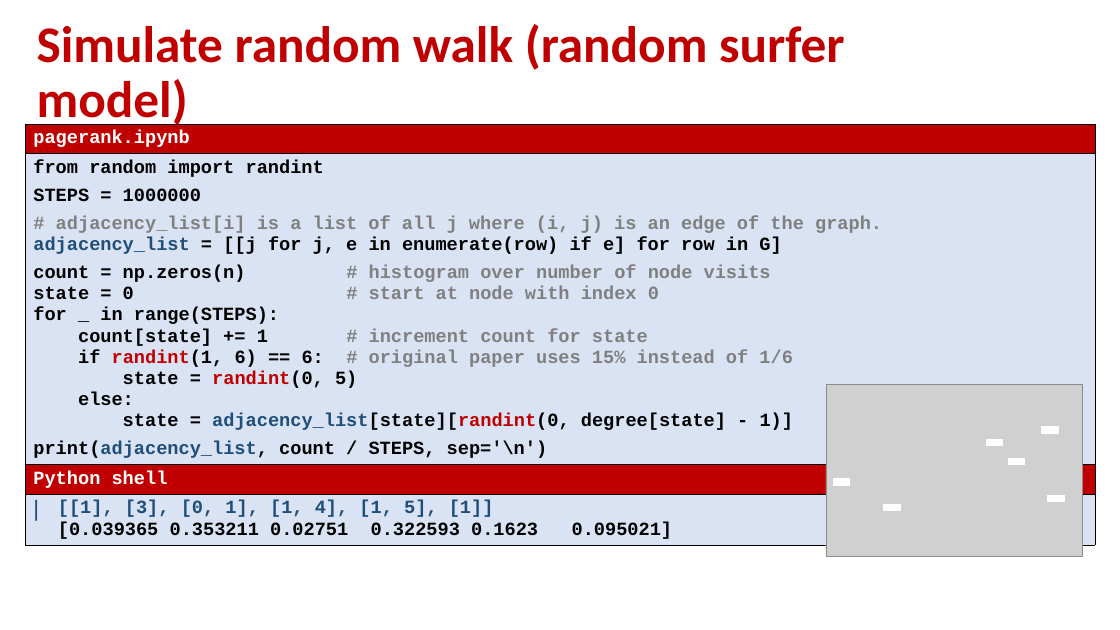
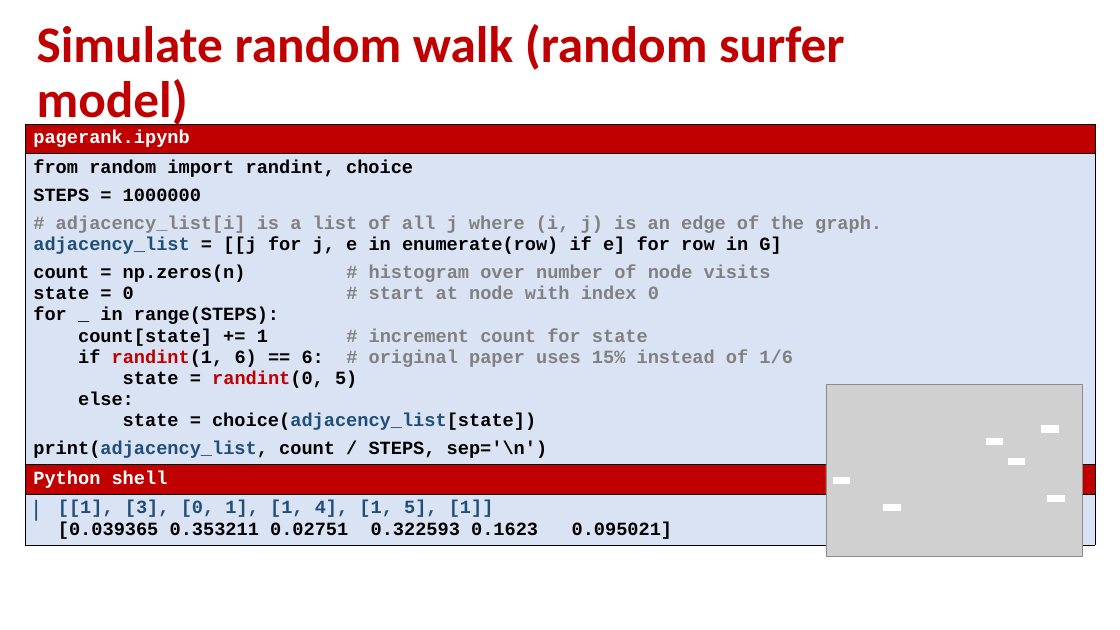
Before and after one commit to gsbrodal/gsbrodal.github.io, a slide deck: slide 8 of ipsa/slides/linear_programming.pptx. Drawn at 1120x630 pixels with LibreOffice and Linux fonts; fonts in the diff are those of the drawing; grey boxes stand for pictures. Boxes give left, top, right and bottom in pixels: in the first picture for what was removed or moved away, otherwise in the second. Text is boxed around its words. In the diff, an @@ line names an element or a change of style, - is before the commit and + after.

```diff
--- a/ipsa/slides/linear_programming.pptx
+++ b/ipsa/slides/linear_programming.pptx
@@ table at (x1=25, y1=124, x2=1096, y2=566) @@
-row 2, column 1: from random import randint / STEPS = 1000000 / # adjacency_list[i] is a list of all j where (i, j) is an edge of the graph. / adjacency_list = [[j for j, e in enumerate(row) if e] for row in G] / count = np.zeros(n) # histogram over number of node visits / state = 0 # start at node with index 0 / for _ in range(STEPS): / count[state] += 1 # increment count for state / if randint(1, 6) == 6: # original paper uses 15% instead of 1/6 / state = randint(0, 5) / else: / state = adjacency_list[state][randint(0, degree[state] - 1)] / print(adjacency_list, count / STEPS, sep='\n')
+row 2, column 1: from random import randint, choice / STEPS = 1000000 / # adjacency_list[i] is a list of all j where (i, j) is an edge of the graph. / adjacency_list = [[j for j, e in enumerate(row) if e] for row in G] / count = np.zeros(n) # histogram over number of node visits / state = 0 # start at node with index 0 / for _ in range(STEPS): / count[state] += 1 # increment count for state / if randint(1, 6) == 6: # original paper uses 15% instead of 1/6 / state = randint(0, 5) / else: / state = choice(adjacency_list[state]) / print(adjacency_list, count / STEPS, sep='\n')
```
Also in this commit, not shown: 7 other slides changed, 7 other files.
